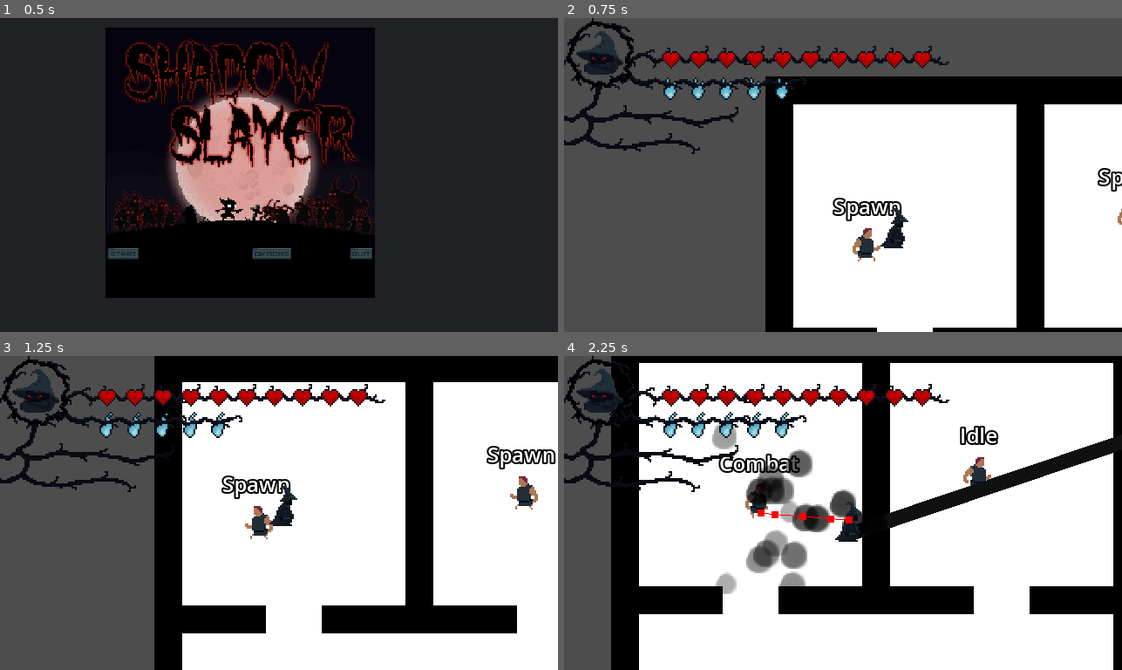
Above: before the commit, frames 1-4 (two rows, left to right).
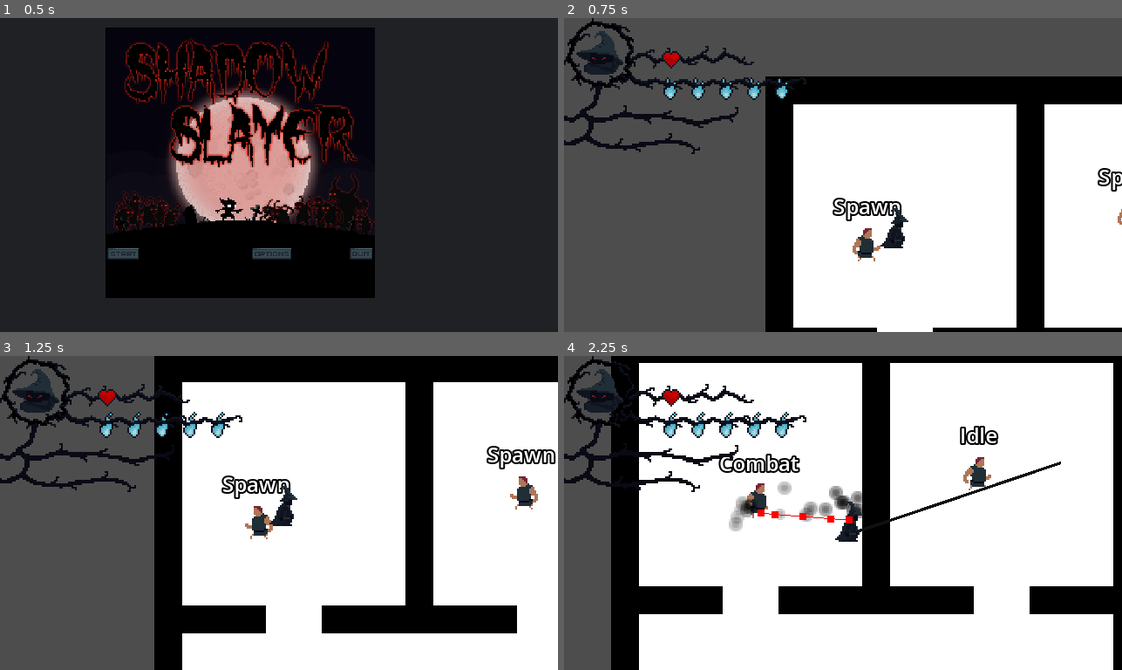
Above: after the commit, the same moments.

Repository: vyxul/Shadow-Eclipse
Game: Godot game, scene res://GameFiles/Scenes/Menu/StartScreen.tscn
Two runs of this game, one before a commit and one after it. Both use one fixed random seed, a clock stepped at 60 frames per second and the inputs below.
Inputs (mouse positions are in pixels of both pictures, inside the frame that each line leads up to):
- Up to frame 1 (0.5 s): no input
- Up to frame 2 (0.75 s): click (686, 253) at 0.5 s
- Up to frame 3 (1.25 s): no input
- Up to frame 4 (2.25 s): move the mouse to (820, 522) at 1.27 s; hold D (right) 1.28-2.03 s; tap C (c) at 1.35 s; tap R (r) at 1.55, 2.1 s; move the mouse to (993, 487) at 2.02 s; hold S (down) from 2.03 s (still down)

Frame 1 is identical in both runs. In frame 2, 1.4% of the frame differs, in the area x 21-70%, y 8-17%; in frame 3, 1.4%; in frame 4, 7.1%, in the area x 21-99%, y 8-76%.

Commit message:
Fixed hp ui, changed laser size and particles

Diff:
--- a/GameFiles/Game Objects/Characters/NPC/bandit.tscn
+++ b/GameFiles/Game Objects/Characters/NPC/bandit.tscn
@@ -172,6 +172,7 @@
 height = 26.0
 
 [node name="bandit" type="CharacterBody2D"]
+z_index = 1
 collision_layer = 2
 collision_mask = 11
 motion_mode = 1
@@ -191,6 +192,7 @@
 max_health_points = 3.0
 
 [node name="ConversionComponent" parent="." instance=ExtResource("3_12554")]
+max_conversion_hp = 10
 
 [node name="NpcAttackComponent" parent="." instance=ExtResource("4_ik222")]
 attack_scene_path = "res://GameFiles/Game Objects/Characters/NPC/bandit_melee_attack.tscn"
--- a/GameFiles/Game Objects/Characters/Player/player.gd
+++ b/GameFiles/Game Objects/Characters/Player/player.gd
@@ -138,7 +138,7 @@
 	GameData.player_mana_changed.emit(mana_component.current_mana_points, mana_component.max_mana_points)
 
 
-func _on_health_component_health_lost():
+func _on_health_component_health_lost(health_lost: float):
 	emit_player_hp()
 
 
--- a/GameFiles/Game Objects/Characters/Player/player.tscn
+++ b/GameFiles/Game Objects/Characters/Player/player.tscn
@@ -27,8 +27,7 @@
 player_speed = 100.0
 
 [node name="HealthComponent" parent="." instance=ExtResource("5_d4vni")]
-max_health_points = 100
-current_health_points = 50
+max_health_points = 10.0
 
 [node name="ManaComponent" parent="." instance=ExtResource("3_cju8r")]
 max_mana_points = 50
@@ -57,6 +56,8 @@
 
 [node name="PlayerRecruitController" parent="." node_paths=PackedStringArray("player") instance=ExtResource("4_ve0m4")]
 player = NodePath("..")
+laser_range = 128.0
+focus_time_needed = 0.5
 
 [node name="FollowerMarkers" type="Node2D" parent="."]
 
--- a/GameFiles/Game Objects/Characters/Player/player_recruit_controller.tscn
+++ b/GameFiles/Game Objects/Characters/Player/player_recruit_controller.tscn
@@ -1,9 +1,10 @@
 [gd_scene load_steps=3 format=3 uid="uid://b1un8xwx3gpmx"]
 
 [ext_resource type="Script" path="res://GameFiles/Game Objects/Characters/Player/player_recruit_controller.gd" id="1_5g25i"]
-[ext_resource type="PackedScene" uid="uid://5ia4yxscqfaq" path="res://GameFiles/Game Objects/Characters/Player/player_recruit_laser.tscn" id="2_l2fld"]
+[ext_resource type="PackedScene" uid="uid://bftntgk4bife1" path="res://GameFiles/Game Objects/Characters/Player/player_recruit_laser.tscn" id="2_l2fld"]
 
 [node name="PlayerRecruitController" type="Node2D"]
 script = ExtResource("1_5g25i")
 
 [node name="PlayerRecruitLaser" parent="." instance=ExtResource("2_l2fld")]
+laser_width = 5.0
--- a/GameFiles/Game Objects/Characters/Player/player_recruit_laser.tscn
+++ b/GameFiles/Game Objects/Characters/Player/player_recruit_laser.tscn
@@ -1,6 +1,7 @@
-[gd_scene load_steps=10 format=3 uid="uid://bftntgk4bife1"]
+[gd_scene load_steps=11 format=3 uid="uid://bftntgk4bife1"]
 
 [ext_resource type="Script" path="res://GameFiles/Game Objects/Characters/Player/player_recruit_laser.gd" id="1_bqyua"]
+[ext_resource type="Texture2D" uid="uid://ct5rddj2bv5h7" path="res://GameFiles/Assets/Art/Player/Black_Particle.png" id="2_a34ur"]
 [ext_resource type="Texture2D" uid="uid://c0fd02t2g1yco" path="res://GameFiles/Assets/Art/Player/glowing_circle.png" id="2_lvrly"]
 
 [sub_resource type="Gradient" id="Gradient_7nnxk"]
@@ -20,8 +21,8 @@
 particle_flag_disable_z = true
 spread = 70.0
 flatness = 0.4
-initial_velocity_min = 90.0
-initial_velocity_max = 90.0
+initial_velocity_min = 16.0
+initial_velocity_max = 16.0
 gravity = Vector3(0, 0, 0)
 scale_curve = SubResource("CurveTexture_62ybr")
 color = Color(0, 0, 0, 1)
@@ -33,8 +34,8 @@
 direction = Vector3(-1, 0, 0)
 spread = 70.0
 flatness = 0.5
-initial_velocity_min = 50.0
-initial_velocity_max = 70.0
+initial_velocity_min = 8.0
+initial_velocity_max = 24.0
 gravity = Vector3(0, 0, 0)
 scale_curve = SubResource("CurveTexture_62ybr")
 color = Color(0, 0, 0, 1)
@@ -51,30 +52,30 @@
 tangential_accel_max = 50.0
 
 [node name="PlayerRecruitLaser" type="RayCast2D"]
-visible = false
 target_position = Vector2(200, 0)
 collision_mask = 3
 collide_with_areas = true
 script = ExtResource("1_bqyua")
+laser_width = 10.0
 
 [node name="Line2D" type="Line2D" parent="."]
 points = PackedVector2Array(0, 0, 200, 0)
-width = 25.0
 default_color = Color(0.0627451, 0.0627451, 0.0627451, 1)
 
 [node name="CastingParticles" type="GPUParticles2D" parent="."]
-emitting = false
 amount = 16
 process_material = SubResource("ParticleProcessMaterial_rnqw2")
-texture = ExtResource("2_lvrly")
+texture = ExtResource("2_a34ur")
 
 [node name="CollisionParticles" type="GPUParticles2D" parent="."]
-emitting = false
+modulate = Color(1, 1, 1, 0.807843)
 amount = 16
 process_material = SubResource("ParticleProcessMaterial_dtqwc")
-texture = ExtResource("2_lvrly")
+texture = ExtResource("2_a34ur")
 
 [node name="BeamParticles" type="GPUParticles2D" parent="."]
+visible = false
+scale = Vector2(0.2, 0.2)
 emitting = false
 process_material = SubResource("ParticleProcessMaterial_g78b4")
 texture = ExtResource("2_lvrly")
--- a/GameFiles/Game Objects/Fountain/Fountain.tscn
+++ b/GameFiles/Game Objects/Fountain/Fountain.tscn
@@ -15,8 +15,9 @@
 faction = 1
 darknessTile = ExtResource("7_rqkjj")
 
-[node name="HurtboxComponent" parent="." instance=ExtResource("2_sgnlf")]
+[node name="HurtboxComponent" parent="." node_paths=PackedStringArray("health_component") instance=ExtResource("2_sgnlf")]
 position = Vector2(-7.45058e-09, 0)
+health_component = NodePath("../HealthComponent")
 
 [node name="CollisionShape2D" type="CollisionShape2D" parent="HurtboxComponent"]
 visible = false
--- a/GameFiles/Scenes/UI/player_heart_bar.gd
+++ b/GameFiles/Scenes/UI/player_heart_bar.gd
@@ -81,7 +81,7 @@
 		index += 1
 	# partial heart, should only be 1 if not 0
 	if partial_heart_count == 1:
-		var heart_percentage = float(player_current_hp % hp_per_heart) / hp_per_heart
+		var heart_percentage = float(fmod(player_current_hp, hp_per_heart) / hp_per_heart)
 		hearts[index].set_heart_partial(heart_percentage)
 		index += 1
 	# empty hearts, could be 0 or up to max_hearts - 1
--- a/project.godot
+++ b/project.godot
@@ -18,7 +18,7 @@
 [autoload]
 
 SceneChanger="*res://GameFiles/GameSystems/SceneChanger.gd"
-GameSettings="*res://GameFiles/Assets/GameData/GameSettings.gd"
+GameSettings="*res://GameFiles/GameData/GameSettings.gd"
 GameData="*res://GameFiles/GameData/GameData.gd"
 
 [display]
Binary file added: GameFiles/Assets/Art/Player/Black_Particle.png
Not shown, added: GameFiles/Assets/Art/Player/Black_Particle.png.import
Binary file added: GameFiles/Assets/Art/Player/laser_particle.png
Not shown, added: GameFiles/Assets/Art/Player/laser_particle.png.import
Binary file added: GameFiles/Assets/Art/Player/laser_particle_circle.png
Not shown, added: GameFiles/Assets/Art/Player/laser_particle_circle.png.import
Not shown: 1 places in GameFiles/Game Objects/Characters/NPC/bandit.tscn that only renumber resources
Not shown: 1 places in GameFiles/Game Objects/Components/npc_attack_component.tscn that only renumber resources
Renamed: GameFiles/Assets/GameData/GameSettings.gd -> GameFiles/GameData/GameSettings.gd
